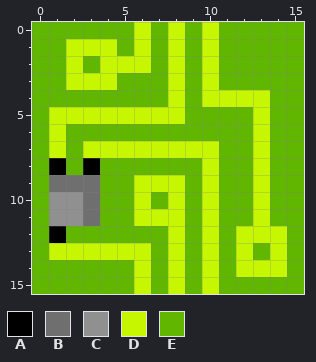
Pixel-art sprite, stored at src/main/java/edu/appstate/cs/projectname/BackGroundImages/wall.png. The first picture shows the starting point.
The file is 16x16 pixels.
Palette (. is transparent): A #000000  B #6f6f6f  C #909090  D #c6f700  E #61b600
Pixels before, first column x 0:
 0 EEEEEEDEDEDEEEEE
 1 EEDDDEDEDEDEEEEE
 2 EEDEDDDEDEDEEEEE
 3 EEDDDEEEDEDEEEEE
 4 EEEEEEEEDEDDDDEE
 5 EDDDDDDDDEEEEDEE
 6 EDEEEEEEEEEEEDEE
 7 EDEDDDDDDDDEEDEE
 8 EAEAEEEEEEDEEDEE
 9 EBBBEEDDDEDEEDEE
10 ECCBEEDEDEDEEDEE
11 ECCBEEDDDEDEEDEE
12 EAEEEEEEDEDEDDDE
13 EDDDDDDEDEDEDEDE
14 EEEEEEDEDEDEDDDE
15 EEEEEEDEDEDEEEEE
And afterwards:
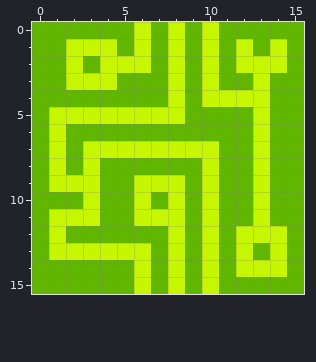
Diff:
The edit turns colour A into colour D in row 8 at x 1 and 3; in row 12 at x 1.
The edit turns colour B into colour D in row 9 at x 1 to 3; in rows 10 to 11 at x 3.
The edit turns colour C into colour D in row 11 at x 1 to 2.
The edit turns colour E into colour D in row 1 at x 12 and 14; in row 2 at x 12 to 14; in row 3 at x 13.
The edit turns colour C into colour E in row 10 at x 1 to 2.
Pixel boxes of the changes (left, top, right, bottom) in both pictures:
changed: (236, 39, 287, 90)
changed: (49, 158, 100, 243)
